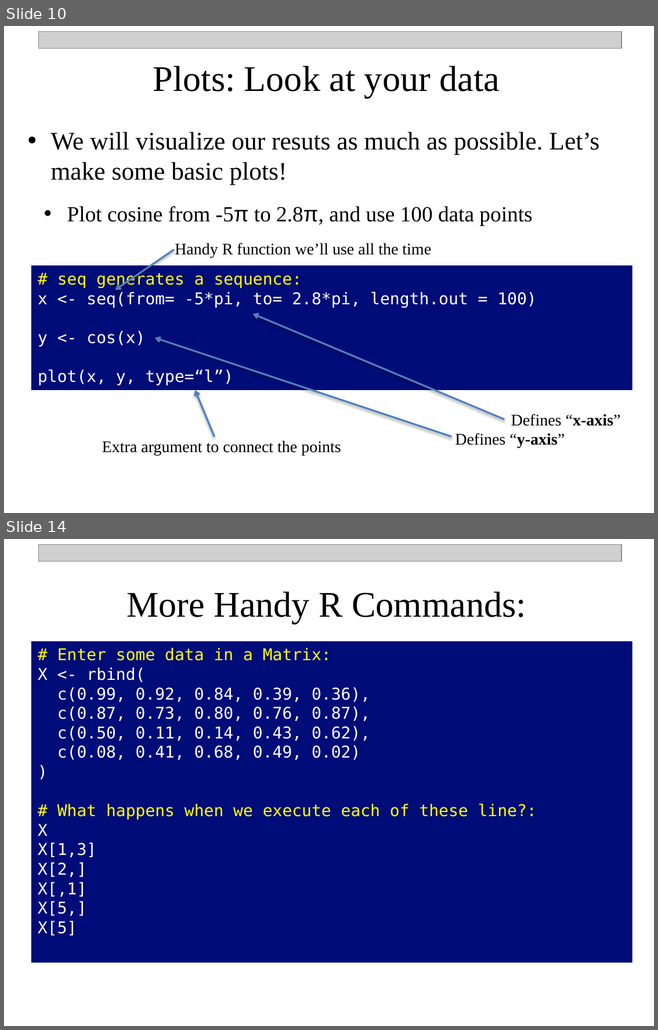
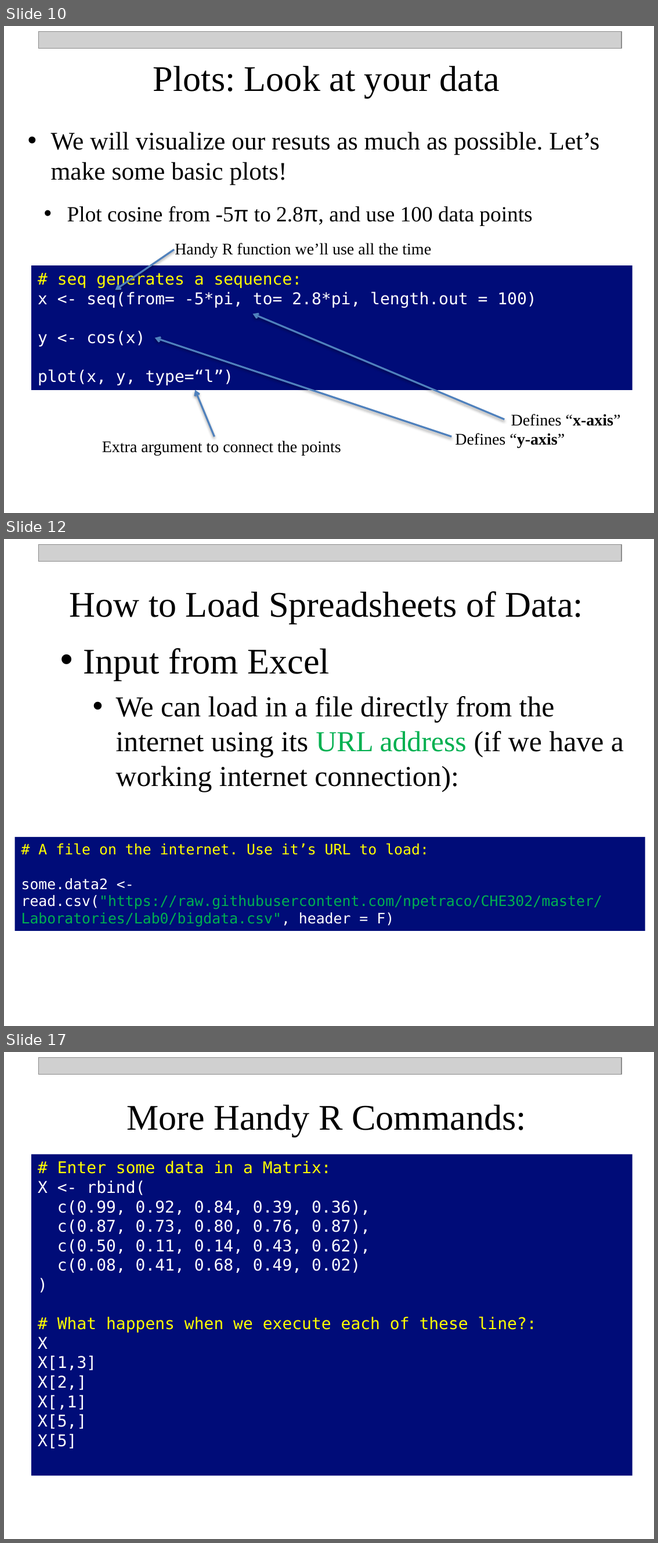
Before and after one commit to npetraco/CHE302, a slide deck: Laboratories/Lab0/Intro_To_R.pptx. Shown one above the other, each under a label of ours: slides 10 and 14 before the commit, slides 10, 12 and 17 after it; the slides between them are not shown. The pictures are 658x1030 and 658x1543 pixels, drawn with LibreOffice and Linux fonts; fonts in the diff are those of the drawing; grey boxes stand for pictures. Boxes give left, top, right and bottom in pixels: in the first picture for what was removed or moved away, otherwise in the second. Text is boxed around its words. In the diff, an @@ line names an element or a change of style, - is before the commit and + after.

```diff
--- a/Laboratories/Lab0/Intro_To_R.pptx
+++ b/Laboratories/Lab0/Intro_To_R.pptx
@@ slide 12 added at (4, 539, 654, 1026), background #FFFFFF @@
@@ picture added at (38, 544, 621, 561) @@
@@ text added at (70, 591, 583, 624), 40 pt, text #000000 @@
+How to Load Spreadsheets of Data:
@@ text added at (83, 648, 623, 792), 32 pt, text #000000 @@
+  • Input from Excel
+    • We can load in a file directly from the internet using its URL address (if we have a working internet connection):
@@ rectangle added at (15, 837, 645, 931), fill #000C78, 16 pt, text #00B050 @@
+# A file on the internet. Use it’s URL to load:
+some.data2 <- read.csv("https://raw.githubusercontent.com/npetraco/CHE302/master/Laboratories/Lab0/bigdata.csv", header = F)
@@ what was slide 14 is now slide 17 @@
```
Also in this commit, not shown: 4 slides changed, 2 other slides added, 1 other file.
